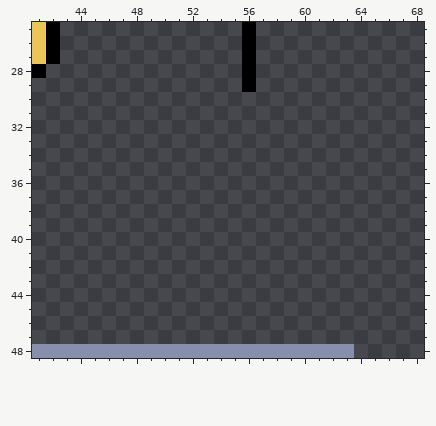
Two versions of one pixel-art file, src/_assets/tilesets.aseprite. The picture above was drawn from the file before the commit.
296x296 pixels, 1 frame. Colours within 5 levels of each other are drawn and written as one. Shown: x 41..68, y 25..48.
The result:
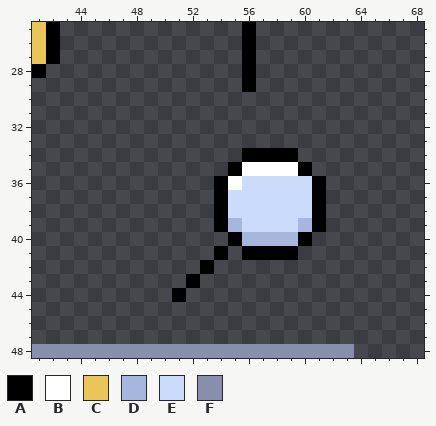
Palette (. is transparent): A #000000  B #ffffff  C #eac658  D #a5b7dd  E #cbdbfc  F #878fad
The exact change:
{"where": "layer \"Layer 1\""}
{"y":34,"x":56,"old":"....","new":"AAAA"}
{"y":35,"x":55,"old":"......","new":"ABBBBA"}
{"y":36,"x":54,"old":"........","new":"ABEEEEEA"}
{"y":37,"x":54,"old":"........","new":"AEEEEEEA"}
{"y":38,"x":54,"old":"........","new":"AEEEEEEA"}
{"y":39,"x":54,"old":"........","new":"ADEEEEDA"}
{"y":40,"x":55,"old":"......","new":"ADDDDA"}
{"y":41,"x":54,"old":".","new":"A"}
{"y":41,"x":56,"old":"....","new":"AAAA"}
{"y":42,"x":53,"old":".","new":"A"}
{"y":43,"x":52,"old":".","new":"A"}
{"y":44,"x":51,"old":".","new":"A"}
{"label":"added","picture_box":[172,148,326,302]}
